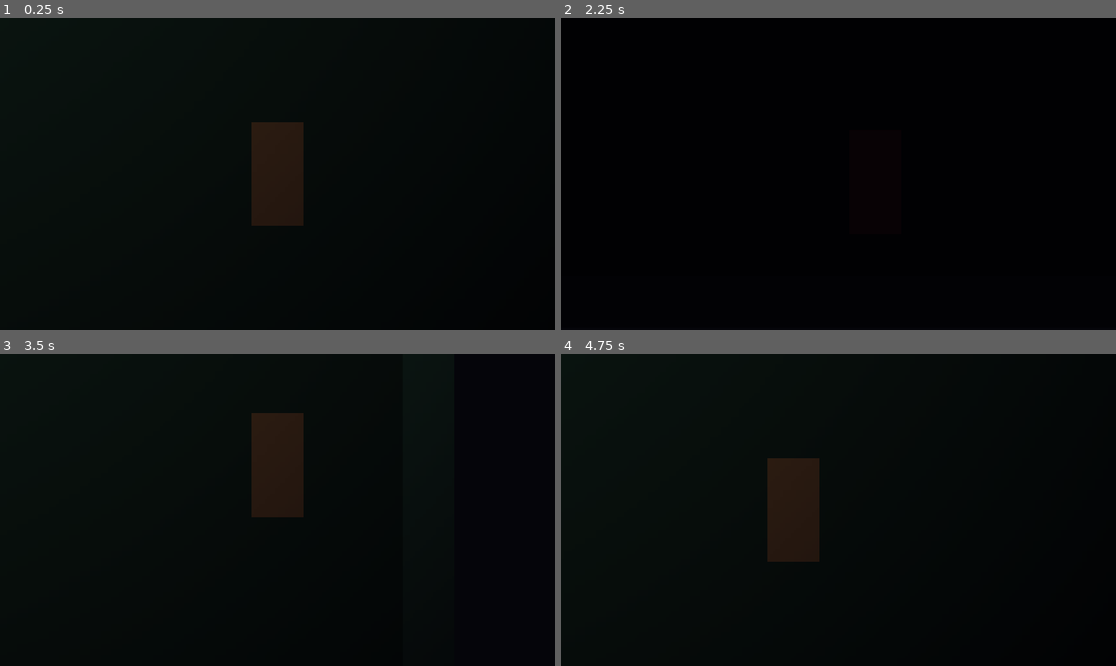
Above: before the commit, frames 1-4 (two rows, left to right).
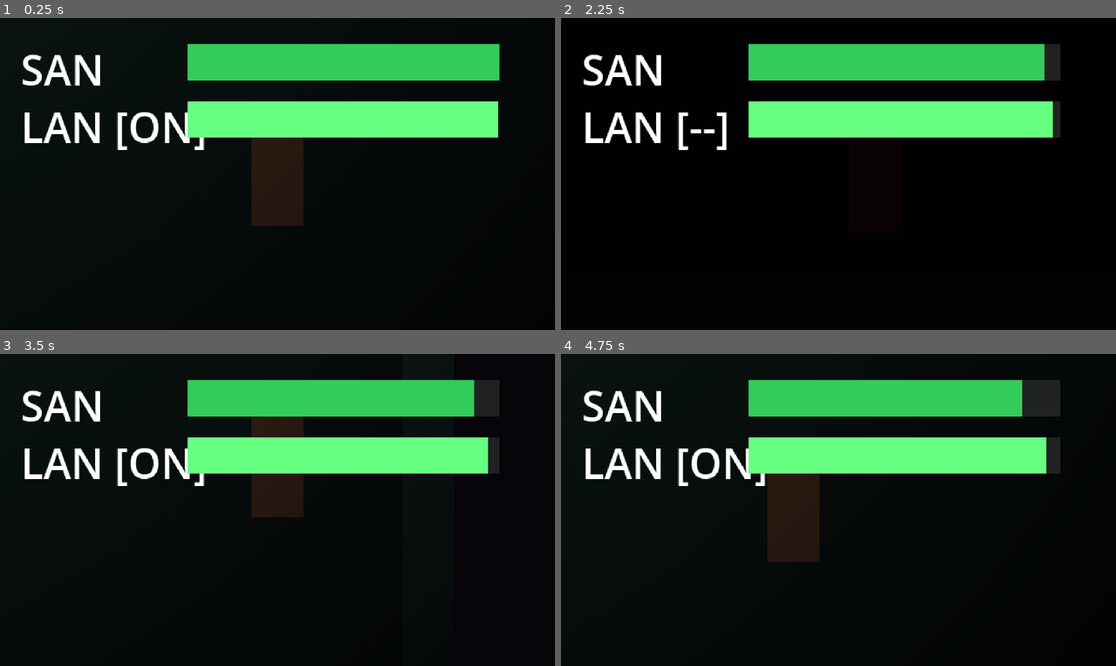
Above: after the commit, the same moments.

Repository: Erickfjj2024/Ocaso
Game: Godot game, scene res://scenes/world/base_hub/base_hub.tscn
The game is run twice, just before and just after one commit, with the same random seed, the same clock (stepped at 60 frames per second) and the same inputs.
Inputs:
- Up to frame 1 (0.25 s): no input
- Up to frame 2 (2.25 s): tap Enter at 0.5 s; hold D (move_right) 0.53-1.28 s; hold F (lantern_toggle) 0.53-1.28 s; hold S (move_down) 1.28-2.03 s; tap F (lantern_toggle) at 1.35 s; tap Space at 2 s; hold D (move_right) from 2.03 s (still down); hold F (lantern_toggle) from 2.03 s (still down)
- Up to frame 3 (3.5 s): release D (move_right) at 2.78 s; release F (lantern_toggle) at 2.78 s; hold W (move_up) from 2.78 s (still down); tap F (lantern_toggle) at 2.85 s
- Up to frame 4 (4.75 s): tap Enter at 3.5 s; release W (move_up) at 3.53 s; hold F (lantern_toggle) 3.53-4.28 s; hold A (move_left) from 3.53 s (still down); tap Space at 4.25 s; tap F (lantern_toggle) at 4.35 s

The runs differ from the first frame. In frame 1, 15% of the frame differs, in the area x 4-90%, y 8-43%; in frame 2, 15%; in frame 3, 15%; in frame 4, 15%.

Commit message:
feat(phase1/sprint3): HUD, Game Over screen — Fase 1 completa
hud.tscn + hud.gd:
- CanvasLayer layer=10: imune ao CanvasModulate do mundo
- Barra SAN: cor muda verde→amarelo→vermelho por limiar (30/15)
- Barra LAN: cor muda verde→laranja abaixo de 25%
- Label LAN exibe [ON]/[--] ao toggling
- Sincroniza estado inicial com SanityManager e LanternManager no _ready

game_over_screen.tscn + game_over_screen.gd:
- Fundo preto total, título OCASO em vermelho
- Mensagem dinâmica por causa (sanity_zero / player_death)
- Retorna à cena de gameplay em 3s via SceneTree.get_meta("gameplay_scene")

game_manager.gd:
- _load_game_over_screen(cause): grava cause e gameplay_scene
  via SceneTree.set_meta antes de trocar de cena

base_hub.tscn:
- HUD instanciada como filha (load_steps=9)

Entregável da Fase 1: player anda, lanterna funciona, sanidade drena,
HUD reativa, Game Over com tela visual e retorno automático.

https://claude.ai/code/session_01HqLdkLq2281LCSPNxVnZnD

Diff:
--- a/autoloads/game_manager.gd
+++ b/autoloads/game_manager.gd
@@ -106,14 +106,17 @@
 
 	# Aguardar um frame antes de carregar a tela de Game Over
 	await get_tree().process_frame
-	_load_game_over_screen()
+	_load_game_over_screen(cause)
 
-## Carrega a cena de Game Over (ou recarrega a cena atual se ela ainda não existir).
-func _load_game_over_screen() -> void:
+## Carrega a cena de Game Over e passa o motivo via metadado da SceneTree.
+func _load_game_over_screen(cause: String) -> void:
 	if ResourceLoader.exists(GAME_OVER_SCENE_PATH):
-		change_scene(GAME_OVER_SCENE_PATH)
+		# Guarda o motivo antes de trocar a cena — game_over_screen.gd lê via get_meta
+		get_tree().set_meta("game_over_cause", cause)
+		# Preserva a cena de gameplay para o game_over_screen retornar a ela
+		get_tree().set_meta("gameplay_scene", _current_scene_path)
+		get_tree().call_deferred("change_scene_to_file", GAME_OVER_SCENE_PATH)
 	else:
-		# Fallback de desenvolvimento: recarrega a cena atual após breve pausa
 		push_warning("GameManager: game_over_screen.tscn não encontrada. Recarregando cena atual.")
 		await get_tree().create_timer(2.0).timeout
 		set_state(GameState.PLAYING)
--- /dev/null
+++ b/scenes/ui/hud/hud.gd
@@ -0,0 +1,72 @@
+## hud.gd
+## HUD principal: atualiza barras de sanidade e lanterna via EventBus.
+## Attach em: HUD (CanvasLayer) — instanciado na base_hub.tscn
+extends CanvasLayer
+
+# ─────────────────────────────────────────────────────────────
+# NÓS FILHOS
+# ─────────────────────────────────────────────────────────────
+
+@onready var _sanity_fill:  ColorRect = $SanityBG/SanityFill
+@onready var _lantern_fill: ColorRect = $LanternBG/LanternFill
+@onready var _sanity_label:  Label    = $SanityLabel
+@onready var _lantern_label: Label    = $LanternLabel
+
+# Largura máxima das barras em pixels (deve coincidir com SanityBG.size.x)
+const BAR_MAX_WIDTH: float = 60.0
+
+# ─────────────────────────────────────────────────────────────
+# INICIALIZAÇÃO
+# ─────────────────────────────────────────────────────────────
+
+func _ready() -> void:
+	EventBus.sanity_changed.connect(_on_sanity_changed)
+	EventBus.lantern_durability_changed.connect(_on_lantern_durability_changed)
+	EventBus.lantern_toggled.connect(_on_lantern_toggled)
+
+	# Sincroniza com o estado atual dos managers ao entrar na cena
+	_update_sanity_bar(SanityManager.current_sanity)
+	_update_lantern_bar(LanternManager.durability)
+	_update_lantern_label(LanternManager.is_on)
+
+# ─────────────────────────────────────────────────────────────
+# ATUALIZAÇÃO DAS BARRAS
+# ─────────────────────────────────────────────────────────────
+
+func _update_sanity_bar(value: float) -> void:
+	var pct := clampf(value / SanityManager.MAX_SANITY, 0.0, 1.0)
+	_sanity_fill.size.x = BAR_MAX_WIDTH * pct
+
+	# Muda a cor da barra conforme o nível de sanidade
+	if pct > 0.3:
+		_sanity_fill.color = Color(0.2, 0.8, 0.35)   # verde
+	elif pct > 0.15:
+		_sanity_fill.color = Color(0.9, 0.7, 0.1)    # amarelo
+	else:
+		_sanity_fill.color = Color(0.9, 0.15, 0.15)  # vermelho
+
+func _update_lantern_bar(value: float) -> void:
+	var pct := clampf(value / LanternManager.MAX_DURABILITY, 0.0, 1.0)
+	_lantern_fill.size.x = BAR_MAX_WIDTH * pct
+
+	# Cor da barra de lanterna: verde quando ok, laranja quando baixo
+	if pct > 0.25:
+		_lantern_fill.color = Color(0.4, 1.0, 0.5)   # verde lanterna
+	else:
+		_lantern_fill.color = Color(1.0, 0.5, 0.1)   # laranja crítico
+
+func _update_lantern_label(is_on: bool) -> void:
+	_lantern_label.text = "LAN [ON]" if is_on else "LAN [--]"
+
+# ─────────────────────────────────────────────────────────────
+# CALLBACKS
+# ─────────────────────────────────────────────────────────────
+
+func _on_sanity_changed(new_value: float, _delta: float) -> void:
+	_update_sanity_bar(new_value)
+
+func _on_lantern_durability_changed(new_value: float) -> void:
+	_update_lantern_bar(new_value)
+
+func _on_lantern_toggled(is_on: bool) -> void:
+	_update_lantern_label(is_on)
--- /dev/null
+++ b/scenes/ui/hud/hud.tscn
@@ -0,0 +1,64 @@
+[gd_scene load_steps=2 format=3]
+
+[ext_resource type="Script" path="res://scenes/ui/hud/hud.gd" id="1_script"]
+
+; ── HUD (CanvasLayer layer=10) ────────────────────────────────
+; CanvasLayer isola a HUD da CanvasModulate do mundo —
+; os elementos da UI sempre aparecem com brilho total.
+[node name="HUD" type="CanvasLayer"]
+layer = 10
+script = ExtResource("1_script")
+
+; ── SANIDADE ─────────────────────────────────────────────────
+
+; Rótulo "SAN"
+[node name="SanityLabel" type="Label" parent="."]
+offset_left = 4.0
+offset_top = 4.0
+offset_right = 36.0
+offset_bottom = 13.0
+text = "SAN"
+theme_override_font_sizes/font_size = 8
+
+; Fundo escuro da barra de sanidade
+[node name="SanityBG" type="ColorRect" parent="."]
+offset_left = 36.0
+offset_top = 5.0
+offset_right = 96.0
+offset_bottom = 12.0
+color = Color(0.15, 0.15, 0.15, 0.85)
+
+; Preenchimento da barra (largura controlada por hud.gd)
+[node name="SanityFill" type="ColorRect" parent="SanityBG"]
+offset_left = 0.0
+offset_top = 0.0
+offset_right = 60.0
+offset_bottom = 7.0
+color = Color(0.2, 0.8, 0.35, 1.0)
+
+; ── LANTERNA ─────────────────────────────────────────────────
+
+; Rótulo "LAN [ON/--]"
+[node name="LanternLabel" type="Label" parent="."]
+offset_left = 4.0
+offset_top = 15.0
+offset_right = 36.0
+offset_bottom = 24.0
+text = "LAN"
+theme_override_font_sizes/font_size = 8
+
+; Fundo escuro da barra de lanterna
+[node name="LanternBG" type="ColorRect" parent="."]
+offset_left = 36.0
+offset_top = 16.0
+offset_right = 96.0
+offset_bottom = 23.0
+color = Color(0.15, 0.15, 0.15, 0.85)
+
+; Preenchimento da barra (largura controlada por hud.gd)
+[node name="LanternFill" type="ColorRect" parent="LanternBG"]
+offset_left = 0.0
+offset_top = 0.0
+offset_right = 60.0
+offset_bottom = 7.0
+color = Color(0.4, 1.0, 0.5, 1.0)
--- /dev/null
+++ b/scenes/ui/menus/game_over_screen.gd
@@ -0,0 +1,34 @@
+## game_over_screen.gd
+## Tela de Game Over: exibe mensagem e retorna ao jogo após 3 segundos.
+## Attach em: GameOverScreen (Control)
+extends Control
+
+# Cena de gameplay para retornar após o Game Over
+const GAMEPLAY_SCENE := "res://scenes/world/base_hub/base_hub.tscn"
+
+# Tempo de espera antes de recarregar (em segundos)
+const RELOAD_DELAY: float = 3.0
+
+@onready var _cause_label: Label = $VBox/CauseLabel
+
+func _ready() -> void:
+	# Lê o motivo e a cena de gameplay que o GameManager gravou na SceneTree
+	var cause: String = get_tree().get_meta("game_over_cause", "")
+	var return_scene: String = get_tree().get_meta("gameplay_scene", GAMEPLAY_SCENE)
+	_cause_label.text = _get_cause_text(cause)
+
+	# Restaura estado para PLAYING antes de recarregar
+	GameManager.set_state(GameManager.GameState.PLAYING)
+
+	# Aguarda e volta para o jogo
+	await get_tree().create_timer(RELOAD_DELAY).timeout
+	get_tree().change_scene_to_file(return_scene)
+
+func _get_cause_text(cause: String) -> String:
+	match cause:
+		"sanity_zero":
+			return "A escuridão consumiu sua mente."
+		"player_death":
+			return "Você sucumbiu às sombras."
+		_:
+			return "O Ocaso te reivindicou."
--- /dev/null
+++ b/scenes/ui/menus/game_over_screen.tscn
@@ -0,0 +1,54 @@
+[gd_scene load_steps=2 format=3]
+
+[ext_resource type="Script" path="res://scenes/ui/menus/game_over_screen.gd" id="1_script"]
+
+; ── GameOverScreen (Control, tela cheia) ─────────────────────
+[node name="GameOverScreen" type="Control"]
+layout_mode = 3
+anchors_preset = 15
+anchor_right = 1.0
+anchor_bottom = 1.0
+script = ExtResource("1_script")
+
+; Fundo preto total
+[node name="Background" type="ColorRect" parent="."]
+layout_mode = 1
+anchors_preset = 15
+anchor_right = 1.0
+anchor_bottom = 1.0
+color = Color(0.0, 0.0, 0.0, 1.0)
+
+; Container central com os textos
+[node name="VBox" type="VBoxContainer" parent="."]
+layout_mode = 1
+anchors_preset = 8
+anchor_left = 0.5
+anchor_top = 0.5
+anchor_right = 0.5
+anchor_bottom = 0.5
+offset_left = -80.0
+offset_top = -20.0
+offset_right = 80.0
+offset_bottom = 20.0
+alignment = 1
+
+; Título "OCASO"
+[node name="TitleLabel" type="Label" parent="VBox"]
+text = "OCASO"
+horizontal_alignment = 1
+theme_override_font_sizes/font_size = 18
+theme_override_colors/font_color = Color(0.7, 0.15, 0.15, 1.0)
+
+; Motivo da morte (preenchido pelo script)
+[node name="CauseLabel" type="Label" parent="VBox"]
+text = "A escuridão te consumiu."
+horizontal_alignment = 1
+theme_override_font_sizes/font_size = 8
+theme_override_colors/font_color = Color(0.75, 0.65, 0.65, 1.0)
+
+; "Retornando..."
+[node name="ReturnLabel" type="Label" parent="VBox"]
+text = "Retornando em 3 segundos..."
+horizontal_alignment = 1
+theme_override_font_sizes/font_size = 7
+theme_override_colors/font_color = Color(0.5, 0.5, 0.5, 1.0)
--- a/scenes/world/base_hub/base_hub.tscn
+++ b/scenes/world/base_hub/base_hub.tscn
@@ -1,7 +1,8 @@
-[gd_scene load_steps=8 format=3]
+[gd_scene load_steps=9 format=3]
 
 [ext_resource type="Script" path="res://scenes/world/base_hub/base_hub.gd" id="1_script"]
 [ext_resource type="PackedScene" path="res://scenes/player/player.tscn" id="2_player"]
+[ext_resource type="PackedScene" path="res://scenes/ui/hud/hud.tscn" id="3_hud"]
 
 ; Paredes da sala — 4 retângulos finos formando uma arena 288×156 px
 [sub_resource type="RectangleShape2D" id="Wall_top"]
@@ -81,3 +82,7 @@
 ; Instância do player — começa no centro da sala
 [node name="Player" parent="." instance=ExtResource("2_player")]
 position = Vector2(0, 0)
+
+; ── HUD ───────────────────────────────────────────────────────
+; CanvasLayer layer=10 — não afetado pelo CanvasModulate do mundo
+[node name="HUD" parent="." instance=ExtResource("3_hud")]
Not shown, changed: CHECKPOINT.md
